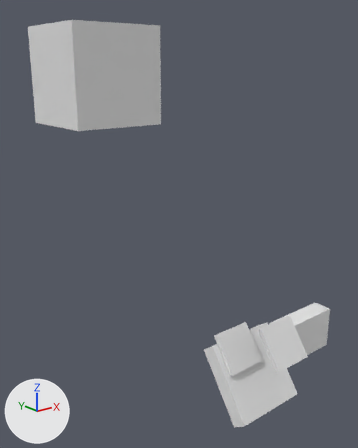
Two versions of the Blender file blender-files/BWE_GROUPEDOBJECTS_contra.blend, one commit apart.
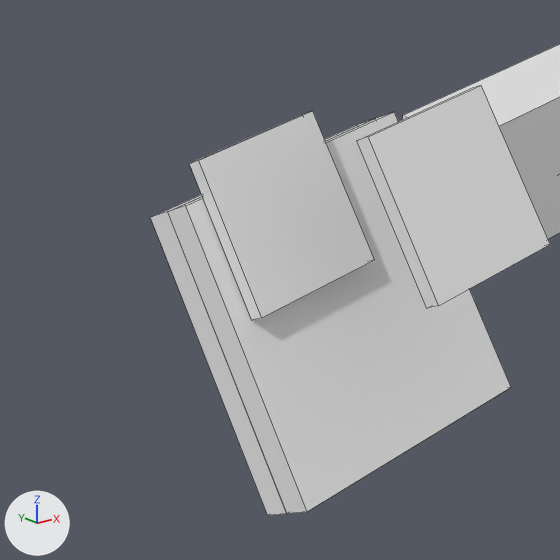
Each version is shown whole from a 50 mm camera at (-8.45, -7.63, 7.58) aimed at (-1.1, 1.55, 3.91), then close up on the part from 46% to 87% of the width and 65% to 98% of the height. Every picture has the same lights, and +X, +Y and +Z are marked at lower left. The close-ups show mesh edges as thin lines.
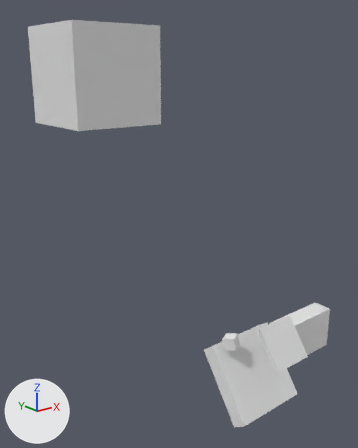
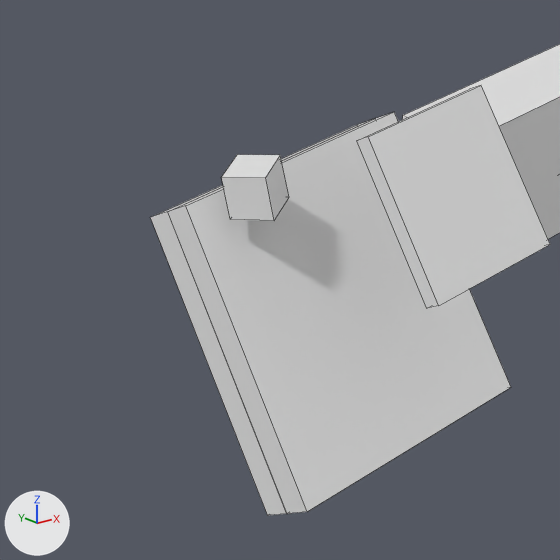
Where the newer file only moved an object's origin or applied its transform, the numbers keep the older frame.

Boxes (x1, y1, x2, y2) around the edits, measured in the close-ups (560 x 560 px):
'insides-pmat', reshaped (63% narrower, 68% shorter)
    before: (189, 111, 374, 320)
    after: (221, 155, 289, 221)

What the commit changed:
me_cube_007 has 8 vertices, 6 faces and spans x -0.528..0.528, y -0.355..0.355, z -0.459..0.459.
me_cube_007 is used by ob_insides_pmat; parent ob_cubept; location (-0.328, 0.107, 0.799).
Part 1, on me_cube_007:
Vertex 0 of me_cube_007 moves from (-0.528, -0.355, -0.395) at pixel (261, 317) to (-0.329, -0.24, 0.179) at pixel (274, 220).
Vertex 1 of me_cube_007 moves from (-0.528, 0.266, 0.459) at pixel (198, 160) to (-0.363, -0.181, 0.476) at pixel (265, 177).
Vertex 2 of me_cube_007 moves from (-0.528, -0.266, -0.459) at pixel (251, 320) to (-0.462, 0.025, 0.112) at pixel (230, 219).
Vertex 3 of me_cube_007 moves from (-0.528, 0.355, 0.395) at pixel (189, 163) to (-0.496, 0.083, 0.408) at pixel (221, 177).
Vertex 4 of me_cube_007 moves from (0.528, -0.355, -0.395) at pixel (374, 259) to (-0.058, -0.102, 0.184) at pixel (289, 197).
Vertex 5 of me_cube_007 moves from (0.528, 0.266, 0.459) at pixel (312, 110) to (-0.092, -0.044, 0.48) at pixel (280, 155).
Vertex 6 of me_cube_007 moves from (0.528, -0.266, -0.459) to (-0.191, 0.162, 0.116).
Vertex 7 of me_cube_007 moves from (0.528, 0.355, 0.395) at pixel (302, 114) to (-0.225, 0.221, 0.412) at pixel (237, 154).
